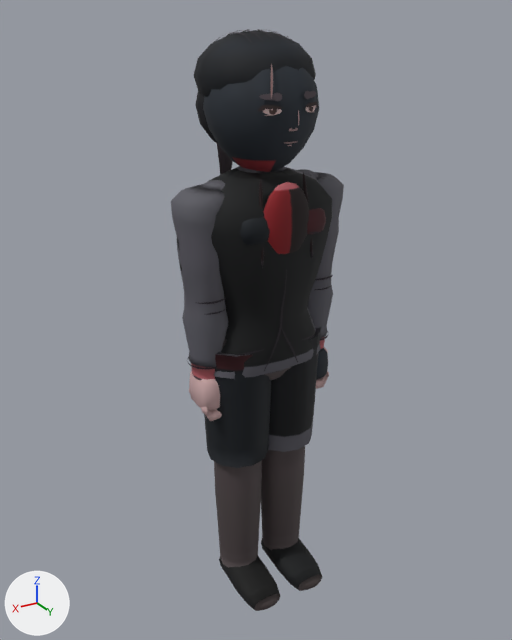
One commit to the glTF model assets/roster/models/peurikit_a.glb: the scene before it, then after it.
Camera for both pictures: a camera (50 mm lens) standing at (1.136, 1.862, 1.946) and looking at (-0.004, -0.038, 0.996). The lights are fixed; the arrows at lower left show +X, +Y and +Z. The older version comes first. Vertices at exactly the same position are counted once.

In view in the first picture: 'Body'.
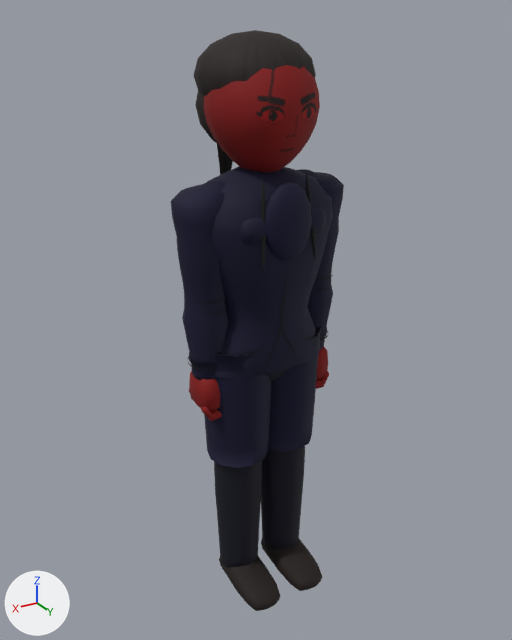
Where the change shows, as pixel boxes (x1, y1, x2, y2) in the pictures (512 x 640 px; the box of a moved part takes in the faces that stretch with it):
'Body', reshaped
    before: (171, 29, 344, 611)
    after: (171, 30, 344, 611)
part 1 of me_mesh_0, deleted
    before: (258, 64, 318, 146)
part 2 of me_mesh_0, moved or reshaped
    before: (203, 29, 319, 269)
    after: (204, 65, 320, 270)
part 3 of me_mesh_0, surface changed (darker)
    both: (171, 30, 344, 611)
part 4 of me_mesh_0, recoloured (darker)
    both: (171, 30, 344, 611)

What changed in the scene script:
```text
Change me_mesh_0:
    used by ob_body; location = (0.0, 0.0, 0.0)
    remove me_mesh_0.from_pydata(...)  # 4677 vertices, 8484 faces; spans x -0.3..0.3, y -0.25..0.23, z -0.03..1.91
    add me_mesh_0.from_pydata(...)  # 3808 vertices, 7158 faces; spans x -0.3..0.3, y -0.25..0.23, z -0.03..1.91
    me_mesh_0 part 1: 18 loose pieces with 774 vertices, spanning x -0.1..0.1, y 0.13..0.18, z 1.6..1.82, are deleted
    me_mesh_0 part 2: 133 vertices moved from x -0.14..0.14, y -0.14..0.17, z 1.25..1.81 to x -0.14..0.14, y -0.14..0.18, z 1.25..1.81; 514 vertices removed from x -0.16..0.16, y -0.21..0.17, z 1.26..1.91; 419 vertices added at x -0.17..0.17, y -0.17..0.18, z 1.26..1.88
    me_mesh_0 part 3: 6052 kept faces spanning x -0.3..0.3, y -0.25..0.23, z -0.03..1.91 get new texture (UV) coordinates
    me_mesh_0 part 4: 6136 kept faces spanning x -0.3..0.3, y -0.25..0.23, z -0.03..1.91 get new vertex colours
    other edits to the shape of me_mesh_0 do not show in these pictures
```
